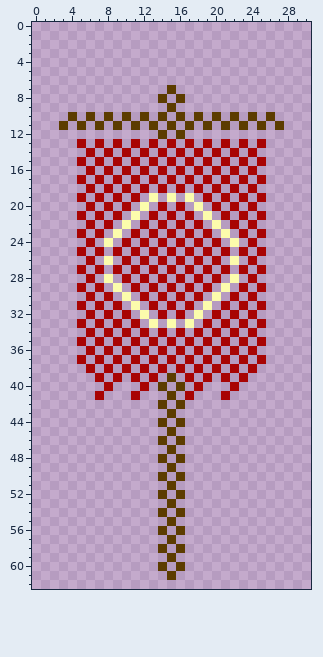
Two states of a pixel-art sprite, landviewdattabs/landview_ensign/ensign_neoh.png. That is the earlier state.
The file is 31x63 pixels.
Now the later version:
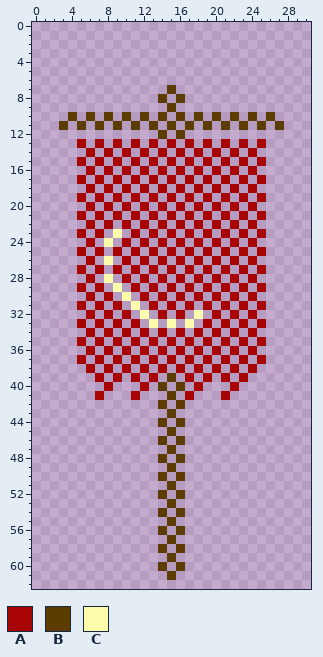
Palette (. is transparent): A #a80404  B #5c3c00  C #fcfcac
Edits made:
@@ x 8..24 @@
 18 A.A.A.A.A.A.A.A.A
-19 .A.A.C.C.C.A.A.A.
-20 A.A.C.A.A.C.A.A.A
-21 .A.C.A.A.A.C.A.A.
-22 A.C.A.A.A.A.C.A.A
-23 .C.A.A.A.A.A.C.A.
-24 C.A.A.A.A.A.A.C.A
+19 .A.A.A.A.A.A.A.A.
+20 A.A.A.A.A.A.A.A.A
+21 .A.A.A.A.A.A.A.A.
+22 A.A.A.A.A.A.A.A.A
+23 .C.A.A.A.A.A.A.A.
+24 C.A.A.A.A.A.A.A.A
 25 .A.A.A.A.A.A.A.A.
-26 C.A.A.A.A.A.A.C.A
+26 C.A.A.A.A.A.A.A.A
 27 .A.A.A.A.A.A.A.A.
-28 C.A.A.A.A.A.A.C.A
-29 .C.A.A.A.A.A.C.A.
-30 A.C.A.A.A.A.C.A.A
-31 .A.C.A.A.A.C.A.A.
+28 C.A.A.A.A.A.A.A.A
+29 .C.A.A.A.A.A.A.A.
+30 A.C.A.A.A.A.A.A.A
+31 .A.C.A.A.A.A.A.A.
 32 A.A.C.A.A.C.A.A.A
Boxes around the changes in both pictures, in picture pixels (x1, y1, x2, y2):
changed: (122, 193, 239, 310)
